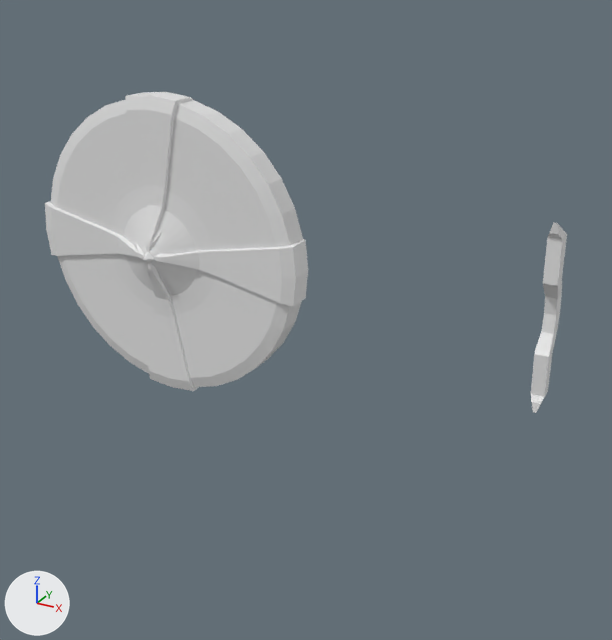
What one commit did to the Blender file handle.blend.
Camera for both pictures: a 50 mm camera at (9.0, -40.3, 18.5) aimed at (-16.1, 5.5, -4.3). Every picture has the same lights, and +X, +Y and +Z are marked at lower left.

In view in the first picture: 'handle', 'shield'.
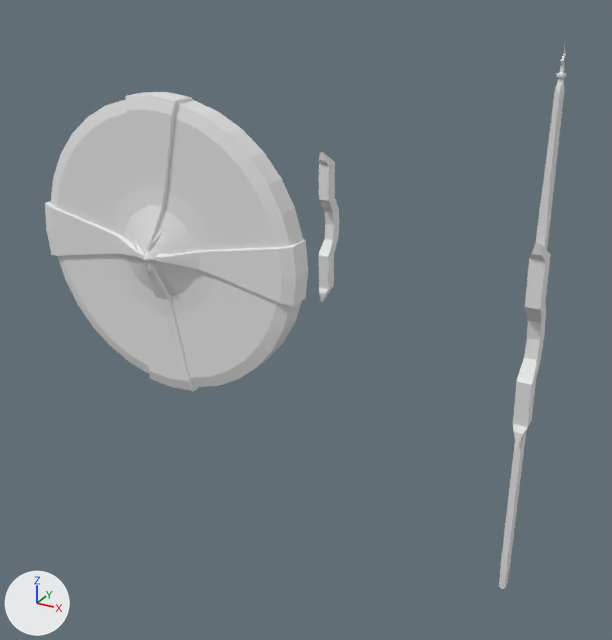
What differs and where, as boxes (x1, y1, x2, y2) in the pictures (612 x 640 px):
```json
{"object": "spear", "change": "added", "after": [499, 43, 566, 589], "faces in mat_material (its picture is missing)": [513, 243, 551, 444], "faces in mat_material_004 (its picture is missing)": [536, 43, 566, 250], "faces in mat_material_003 (its picture is missing)": [499, 432, 526, 589]}
{"object": "handle", "change": "moved", "before": [531, 222, 567, 413], "after": [319, 152, 339, 301]}
```

Edits to the scene script, one JSON object a line:
```json
{"op": "add", "block": "mat_material_004", "code": ["mat_material_004 = principled_material('Material.004')", "mat_material_004.base_color = (0.8, 0.8, 0.8)  # white #e7e7e7"]}
{"op": "add", "block": "mat_material_003", "code": ["mat_material_003 = principled_material('Material.003')", "mat_material_003.base_color = (0.8, 0.8, 0.8)  # white #e7e7e7"]}
{"op": "add", "block": "me_cube_001_1", "code": ["me_cube_001_1 = bpy.data.meshes.new('Cube.001')", "me_cube_001_1.from_pydata(...)  # 237 vertices, 225 faces, 28 loose edges; spans x -0.7..1.1, y -1.5..2.8, z -31.6..29.3", "# faces by material slot: [72, 89, 64]", "me_cube_001_1.materials.append(mat_material)  # its picture is missing", "me_cube_001_1.materials.append(mat_material_004)  # its picture is missing", "me_cube_001_1.materials.append(mat_material_003)  # its picture is missing"]}
{"op": "set", "path": "ob_handle.location", "old": "(-0.06, 3.72, -0.02)", "new": "(-18.4, 12.57, -0.02)"}
{"op": "add", "block": "ob_spear", "code": ["ob_spear = bpy.data.objects.new('spear', me_cube_001_1)", "ob_spear.location = (0.0, 0.0, -0.02)", "ob_spear.scale = (0.503, 0.503, 0.503)"]}
```
